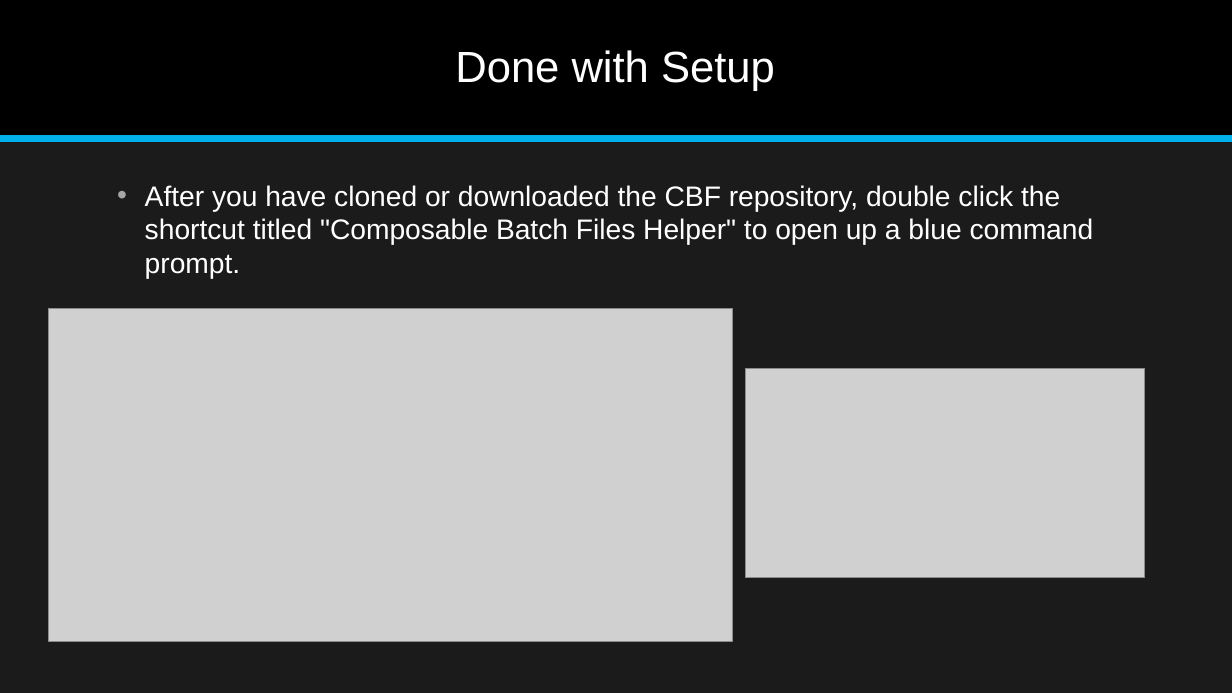
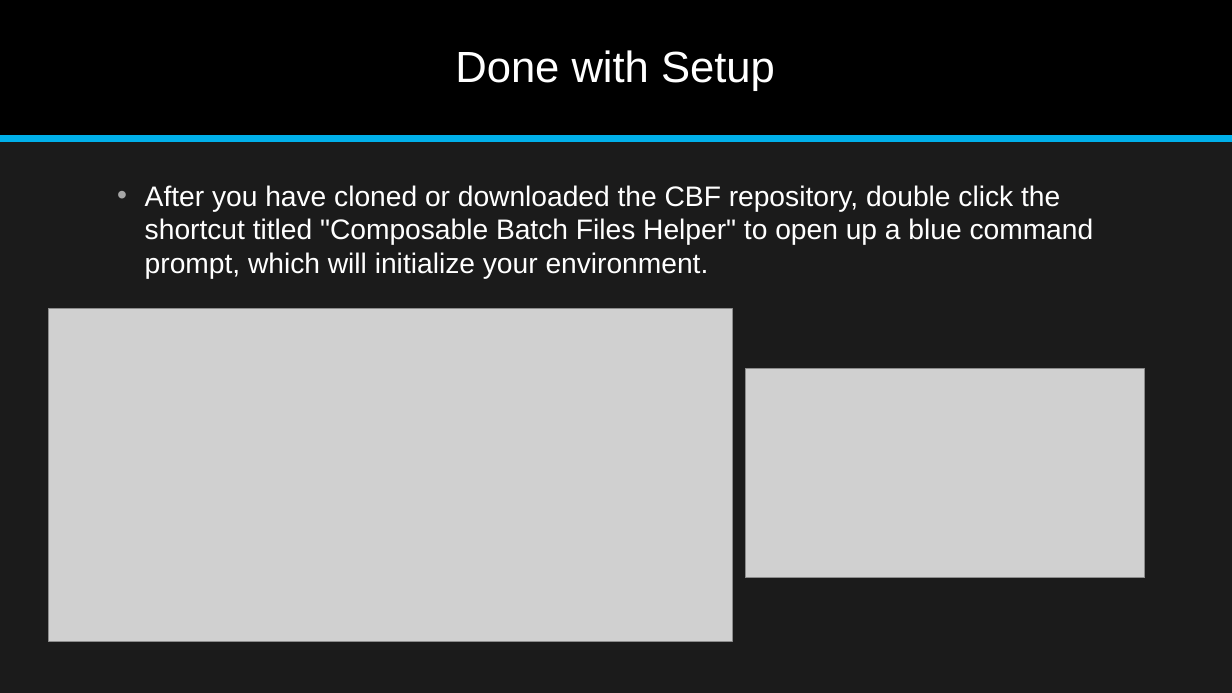
Before and after one commit to jonathan-r-jones/Composable-Batch-Files, a slide deck: slide 9 of Composable Batch File Helper.pptx. Drawn at 1232x693 pixels with LibreOffice and Linux fonts; fonts in the diff are those of the drawing; grey boxes stand for pictures. Boxes give left, top, right and bottom in pixels: in the first picture for what was removed or moved away, otherwise in the second. Text is boxed around its words. In the diff, an @@ line names an element or a change of style, - is before the commit and + after.

```diff
--- a/Composable Batch File Helper.pptx
+++ b/Composable Batch File Helper.pptx
@@ text at (x1=145, y1=185, x2=1094, y2=279): text changed @@
-• After you have cloned or downloaded the CBF repository, double click the shortcut titled "Composable Batch Files Helper" to open up a blue command prompt.
+• After you have cloned or downloaded the CBF repository, double click the shortcut titled "Composable Batch Files Helper" to open up a blue command prompt, which will initialize your environment.
```
Also in this commit, not shown: 4 other slides changed, 1 slide removed, 3 other files.
